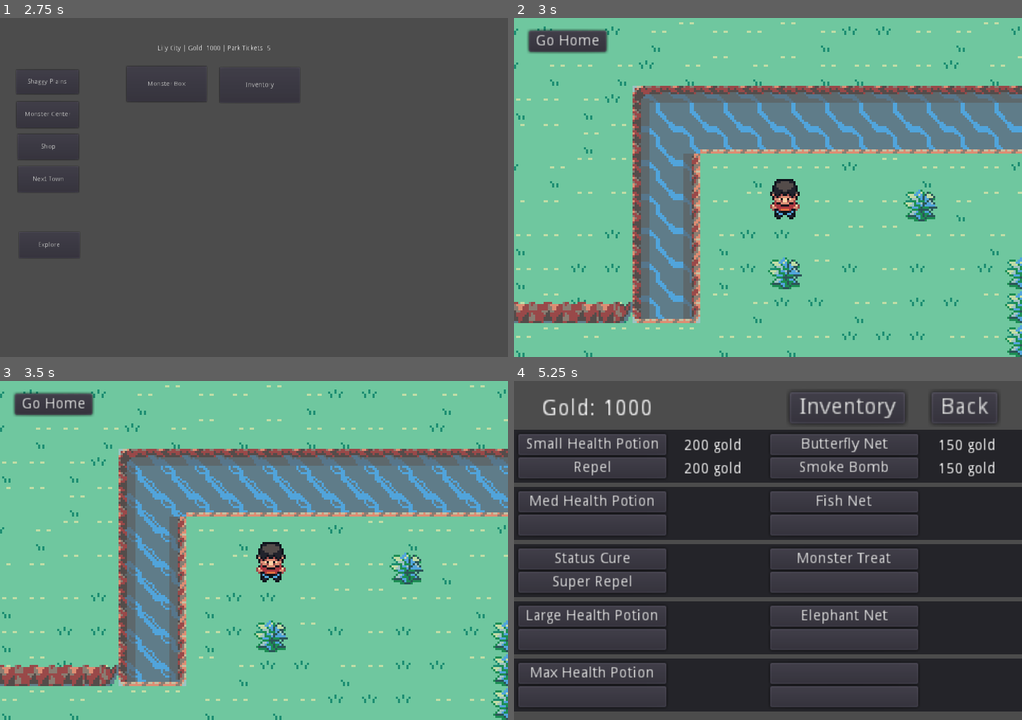
Above: before the commit, frames 1-4 (two rows, left to right).
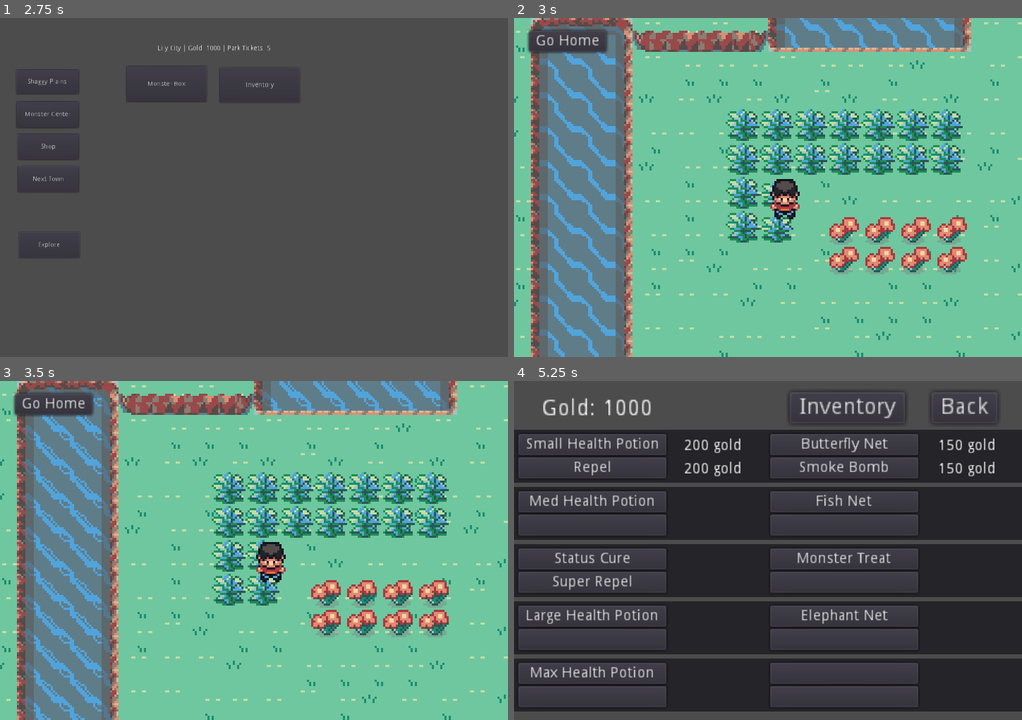
Above: after the commit, the same moments.

Repository: mirror-shades/pocketlike
Game: Godot game, scene res://Levels/NationalPark.tscn
Two runs of this game, one before a commit and one after it. Both use one fixed random seed, a clock stepped at 60 frames per second and the inputs below. This scene is started directly instead of the project's main scene.
Inputs:
- Up to frame 1 (2.75 s): click "Go Home" at 0.5 s; click "Next Town" at 1.25 s; click "Next Town" at 2 s
- Up to frame 2 (3 s): click "Shaggy Plains" at 2.75 s
- Up to frame 3 (3.5 s): no input
- Up to frame 4 (5.25 s): click "Go Home" at 3.5 s; click "Monster Center" at 4.25 s; click "Shop" at 5 s

Frame 1 is identical in both runs. In frame 2, 56% of the frame differs, in the area x 0-100%, y 0-100%; in frame 3, 56%; in frame 4, nothing differs.
Error in both runs: Attempt to call function 'connect' in base 'null instance' on a null instance. (res://Scripts/TallGrass.gd:14)

Commit message:
creating a global state for player character

Diff:
--- a/Player.gd
+++ b/Player.gd
@@ -35,6 +35,12 @@
 
 # Called when the node enters the scene tree for the first time.
 func _ready():
+	if state.position != Vector2():
+		position = state.position
+	if state.direction != null:
+		facing_direction = state.direction
+		update_animation_direction(facing_direction)
+
 	var camera2d = Camera2D.new()
 	camera2d.current = true
 	self.add_child(camera2d)
@@ -50,14 +56,33 @@
 	anim_tree.set("parameters/Walk/blend_position", input_direction)
 	anim_tree.set("parameters/Turn/blend_position", input_direction)
 
+func update_animation_direction(direction):
+	match direction:
+		FacingDirection.DOWN:
+			anim_tree.set("parameters/Idle/blend_position", Vector2(0, 1))
+			anim_tree.set("parameters/Walk/blend_position", Vector2(0, 1))
+			anim_tree.set("parameters/Turn/blend_position", Vector2(0, 1))
+		FacingDirection.UP:
+			anim_tree.set("parameters/Idle/blend_position", Vector2(0, -1))
+			anim_tree.set("parameters/Walk/blend_position", Vector2(0, -1))
+			anim_tree.set("parameters/Turn/blend_position", Vector2(0, -1))
+		FacingDirection.LEFT:
+			anim_tree.set("parameters/Idle/blend_position", Vector2(-1, 0))
+			anim_tree.set("parameters/Walk/blend_position", Vector2(-1, 0))
+			anim_tree.set("parameters/Turn/blend_position", Vector2(-1, 0))
+		FacingDirection.RIGHT:
+			anim_tree.set("parameters/Idle/blend_position", Vector2(1, 0))
+			anim_tree.set("parameters/Walk/blend_position", Vector2(1, 0))
+			anim_tree.set("parameters/Turn/blend_position", Vector2(1, 0))
+
 func _go_home():
 	get_tree().change_scene("res://scenes/Game.tscn")
 
 func set_spawn(location: Vector2, direction: Vector2):
-		anim_tree.set("parameters/Idle/blend_position", direction)
-		anim_tree.set("parameters/Walk/blend_position", direction)
-		anim_tree.set("parameters/Turn/blend_position", direction)
-		position = location
+	anim_tree.set("parameters/Idle/blend_position", direction)
+	anim_tree.set("parameters/Walk/blend_position", direction)
+	anim_tree.set("parameters/Turn/blend_position", direction)
+	position = location
 
 func _physics_process(delta):
 	if player_state == PlayerState.TURNING or stop_input:
@@ -101,6 +126,7 @@
 		new_facing_direction = FacingDirection.UP
 	elif input_direction.y > 0:
 		new_facing_direction = FacingDirection.DOWN
+	state.direction = new_facing_direction
 
 	if facing_direction != new_facing_direction:
 		facing_direction = new_facing_direction
@@ -171,3 +197,10 @@
 			position = initial_position + (input_direction * TILE_SIZE * percent_moved_to_next_tile)
 	else:
 		is_moving = false
+	print(state.direction)
+
+# Called when the node is about to leave the scene tree
+func _exit_tree():
+	# Save the last position to the state autoload when leaving the tree
+	state.position = position
+	state.direction = facing_direction
--- a/Scripts/TallGrass.gd
+++ b/Scripts/TallGrass.gd
@@ -28,7 +28,7 @@
 		grass_overlay.texture = grass_overlay_texture
 		grass_overlay.rect_position = position
 		get_tree().current_scene.add_child(grass_overlay)
-		functions.encounterMonster()
+		functions.walkOnGrass()
 
 
 func _on_Area2D_body_entered(body):
--- a/Scripts/attacks.gd
+++ b/Scripts/attacks.gd
@@ -58,8 +58,8 @@
 			mod = 1.5;
 		if (foeType  == "fighting" ):
 			mod = 1.5;
-		if (foeType  == "electric" ):
-			mod = 1.5;
+		if (foeType  == "dragon" ):
+			mod = 0.5;
 		if (foeType  == "water" ):
 			mod = 0.5;
 		if (foeType  == "fire" ):
@@ -70,8 +70,8 @@
 			mod = 1.5;
 		if (foeType  == "psychic" ):
 			mod = 1.5;
-		if (foeType  == "dragon" ):
-			mod = 1.5;
+		if (foeType  == "electric" ):
+			mod = 0.5;
 		if (foeType  == "air" ):
 			mod = 0.5;
 		if (foeType  == "water" ):
@@ -80,10 +80,10 @@
 	if (friendlyType  == "earth" ):
 		if (foeType  == "air" ):
 			mod = 1.5;
-		if (foeType  == "psychic" ):
-			mod = 1.5;
-		if (foeType  == "electric" ):
-			mod = 1.5;
+		if (foeType  == "electric" ):
+			mod = 1.5;
+		if (foeType  == "fighting" ):
+			mod = 0.5;
 		if (foeType  == "fire" ):
 			mod = 0.5;
 		if (foeType  == "earth" ):
@@ -92,10 +92,10 @@
 	if (friendlyType  == "air" ):
 		if (foeType  == "water" ):
 			mod = 1.5;
-		if (foeType  == "fighting" ):
-			mod = 1.5;
-		if (foeType  == "dragon" ):
-			mod = 1.5;
+		if (foeType  == "dragon" ):
+			mod = 1.5;
+		if (foeType  == "psychic" ):
+			mod = 0.5;
 		if (foeType  == "earth" ):
 			mod = 0.5;
 		if (foeType  == "air" ):
@@ -156,7 +156,9 @@
 			mod = 1.5;
 		if (foeType  == "fighting" ):
 			mod = 1.5;
-		if (foeType  == "air" ):
+		if (foeType  == "electric" ):
+			mod = 1.5;
+		if (foeType  == "psychic" ):
 			mod = 0.5;
 		if (foeType  == "fire" ):
 			mod = 0.5;
@@ -168,9 +170,11 @@
 			mod = 1.5;
 		if (foeType  == "psychic" ):
 			mod = 1.5;
-		if (foeType  == "water" ):
-			mod = 0.5;
-		if (foeType  == "earth" ):
+		if (foeType  == "dragon" ):
+			mod = 1.5;
+		if (foeType  == "air" ):
+			mod = 0.5;
+		if (foeType  == "fighting" ):
 			mod = 0.5;
 
 	if (friendlyType  == "dragon" ):
@@ -180,9 +184,11 @@
 			mod = 1.5;
 		if (foeType  == "dragon" ):
 			mod = 1.5;
-		if (foeType  == "air" ):
-			mod = 0.5;
-		if (foeType  == "water" ):
+		if (foeType  == "psychic" ):
+			mod = 1.5;
+		if (foeType  == "air" ):
+			mod = 0.5;
+		if (foeType  == "electric" ):
 			mod = 0.5;
 
 	if (friendlyType  == "electric" ):
@@ -190,11 +196,13 @@
 			mod = 1.5;
 		if (foeType  == "cybernetic" ):
 			mod = 1.5;
-		if (foeType  == "electric" ):
-			mod = 1.5;
-		if (foeType  == "fire" ):
-			mod = 0.5;
-		if (foeType  == "earth" ):
+		if (foeType  == "fighting" ):
+			mod = 1.5;
+		if (foeType  == "electric" ):
+			mod = 1.5;
+		if (foeType  == "water" ):
+			mod = 0.5;
+		if (foeType  == "dragon" ):
 			mod = 0.5;
 	return mod;
 
@@ -209,17 +217,14 @@
 
 func moveEffect(effectId, damage, hp1, hp2):
 	var randNum =  rng.randi_range(1, 12);
-	if (effectId == "1"):
-		if (randNum > 6):
+	if (randNum > 6):
+		if (effectId == "1"):
 			state.monsters["enemyTeam"][0].status = "paralyzed";
-	if (effectId == "2"):
-		if (randNum > 6):
+		if (effectId == "2"):
 			state.monsters["enemyTeam"][0].status = "burn";
-	if (effectId == "3"):
-		if (randNum > 6):
+		if (effectId == "3"):
 			state.monsters["enemyTeam"][0].status = "sleep";
-	if (effectId == "4"):
-		if (randNum > 6):
+		if (effectId == "4"):
 			state.monsters["enemyTeam"][0].status = "poison";
 	if (effectId == "5"):
 		pass #recoil
--- a/Scripts/battle.gd
+++ b/Scripts/battle.gd
@@ -240,7 +240,8 @@
 				_back_button_pressed()
 				emit_signal("textbox_closed")
 			elif(_landing == "Flee"):
-				get_tree().change_scene("res://scenes/Game.tscn")
+				if (state.currentTown == "Roseville"):
+					get_tree().change_scene("res://Levels/LumpySprings.tscn")
 				clearEnemies();
 				emit_signal("textbox_closed")
 			else:
--- a/Scripts/functions.gd
+++ b/Scripts/functions.gd
@@ -213,7 +213,7 @@
 	var res = catchEnemy(state.monsters["enemyTeam"][0], type);
 	return res
 
-func encounterMonster():
+func walkOnGrass():
 	rng.randomize()
 	var n = rng.randi_range(1, 100);
 	if (n > 90):
--- a/Scripts/state.gd
+++ b/Scripts/state.gd
@@ -7,6 +7,8 @@
 var currentXY = 0
 var itemMap = []
 var inventory = []
+var position = Vector2()
+var direction = Vector2()
 
 var parkList = {"Lumpy Springs":[14, 18, 36, 37, 38, 39, 40, 41, 109, 111, 13, 16, 17, 42, 43, 44, 45, 46, 47, 48, 49,  …(564 unchanged characters)…
 
